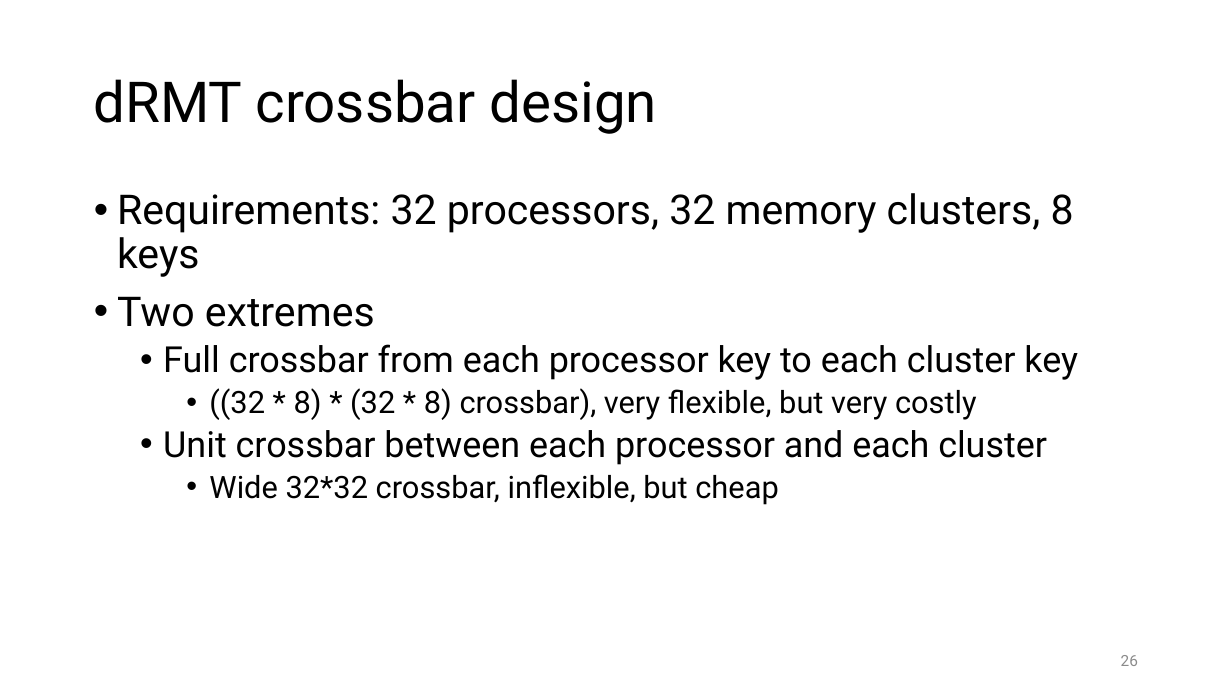
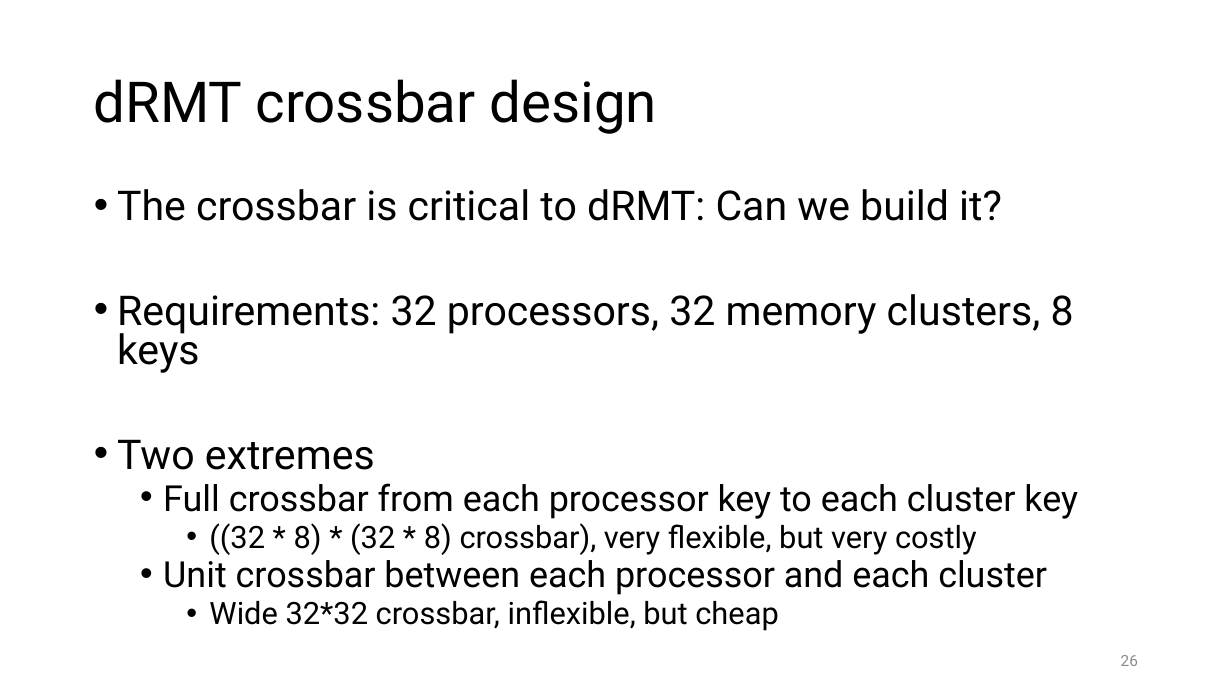
Before and after one commit to anirudhSK/drmt_talk, a slide deck: slide 26 of drmt_sigcomm.pptx. Drawn at 1232x693 pixels with LibreOffice and Linux fonts; fonts in the diff are those of the drawing. Boxes give left, top, right and bottom in pixels: in the first picture for what was removed or moved away, otherwise in the second. Text is boxed around its words. In the diff, an @@ line names an element or a change of style, - is before the commit and + after.

```diff
--- a/drmt_sigcomm.pptx
+++ b/drmt_sigcomm.pptx
@@ text at <box>117,189,1002,221</box>: paragraph added @@
+• The crossbar is critical to dRMT: Can we build it?
@@ text at <box>117,294,1078,631</box>: line spacing 0.9 to 0.8 @@
```
Also in this commit, not shown: 7 other slides changed.
